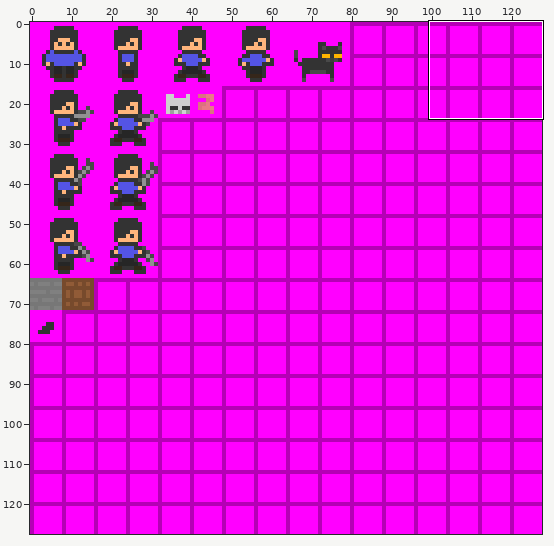
Sprite sheet -- res/mainSheet.png. The first picture is a wide view before the edit; the outline marks the close-up.
Close-up. Before:
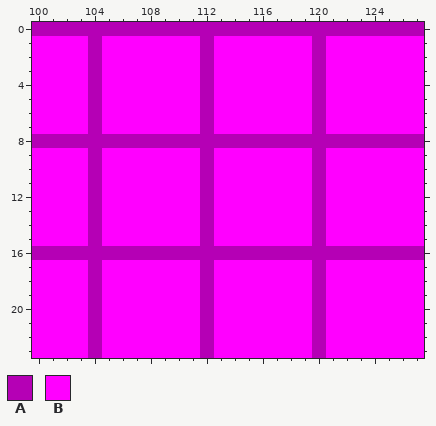
The file is 128x128 pixels. Colours within 5 levels of each other are drawn and written as one. Shown: x 100..127, y 0..23.
Palette (. is transparent): A #b500b5  B #ff00ff
Pixels before, first column x 100:
 0 AAAAAAAAAAAAAAAAAAAAAAAAAAAA
 1 BBBBABBBBBBBABBBBBBBABBBBBBB
 2 BBBBABBBBBBBABBBBBBBABBBBBBB
 3 BBBBABBBBBBBABBBBBBBABBBBBBB
 4 BBBBABBBBBBBABBBBBBBABBBBBBB
 5 BBBBABBBBBBBABBBBBBBABBBBBBB
 6 BBBBABBBBBBBABBBBBBBABBBBBBB
 7 BBBBABBBBBBBABBBBBBBABBBBBBB
 8 AAAAAAAAAAAAAAAAAAAAAAAAAAAA
 9 BBBBABBBBBBBABBBBBBBABBBBBBB
10 BBBBABBBBBBBABBBBBBBABBBBBBB
11 BBBBABBBBBBBABBBBBBBABBBBBBB
12 BBBBABBBBBBBABBBBBBBABBBBBBB
13 BBBBABBBBBBBABBBBBBBABBBBBBB
14 BBBBABBBBBBBABBBBBBBABBBBBBB
15 BBBBABBBBBBBABBBBBBBABBBBBBB
16 AAAAAAAAAAAAAAAAAAAAAAAAAAAA
17 BBBBABBBBBBBABBBBBBBABBBBBBB
18 BBBBABBBBBBBABBBBBBBABBBBBBB
19 BBBBABBBBBBBABBBBBBBABBBBBBB
20 BBBBABBBBBBBABBBBBBBABBBBBBB
21 BBBBABBBBBBBABBBBBBBABBBBBBB
22 BBBBABBBBBBBABBBBBBBABBBBBBB
23 BBBBABBBBBBBABBBBBBBABBBBBBB
The result:
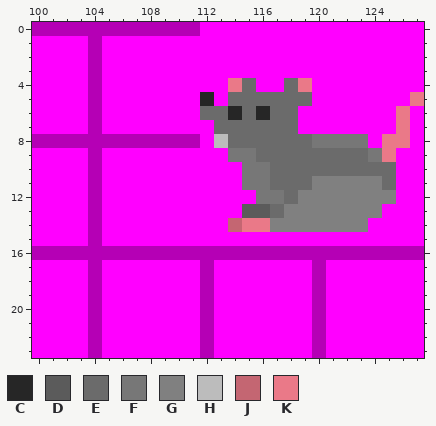
Colours new in this view: C #262626  D #5b5b5b  E #6b6b6b  F #777777  G #808080  H #bcbcbc  J #c46672  K #ea7988
Difference:
Changed rows in their new state; - is an unchanged pixel.
first column x 112:
 0 BBBBBBBBBBBBBBBB
 1 B-------B-------
 2 B-------B-------
 3 B-------B-------
 4 B-KE--EKB-------
 5 C-EEEEEEB------K
 6 EECECEE-B-----K-
 7 BEEEEEE-B-----K-
 8 BHEEEEEEFFFFBKKB
 9 B-FFEEEEEEEEFK--
10 B--FFEEEEEEEEE--
11 B--FFEEEGGGGGE--
12 B---FFEGGGGGGG--
13 B--DDEGGGGGGG---
14 B-JKKGGGGGGG----
15 B-------B-------
Boxes around the changes in both close-ups, in picture pixels (x1, y1, x2, y2):
changed: (200, 22, 424, 246)
